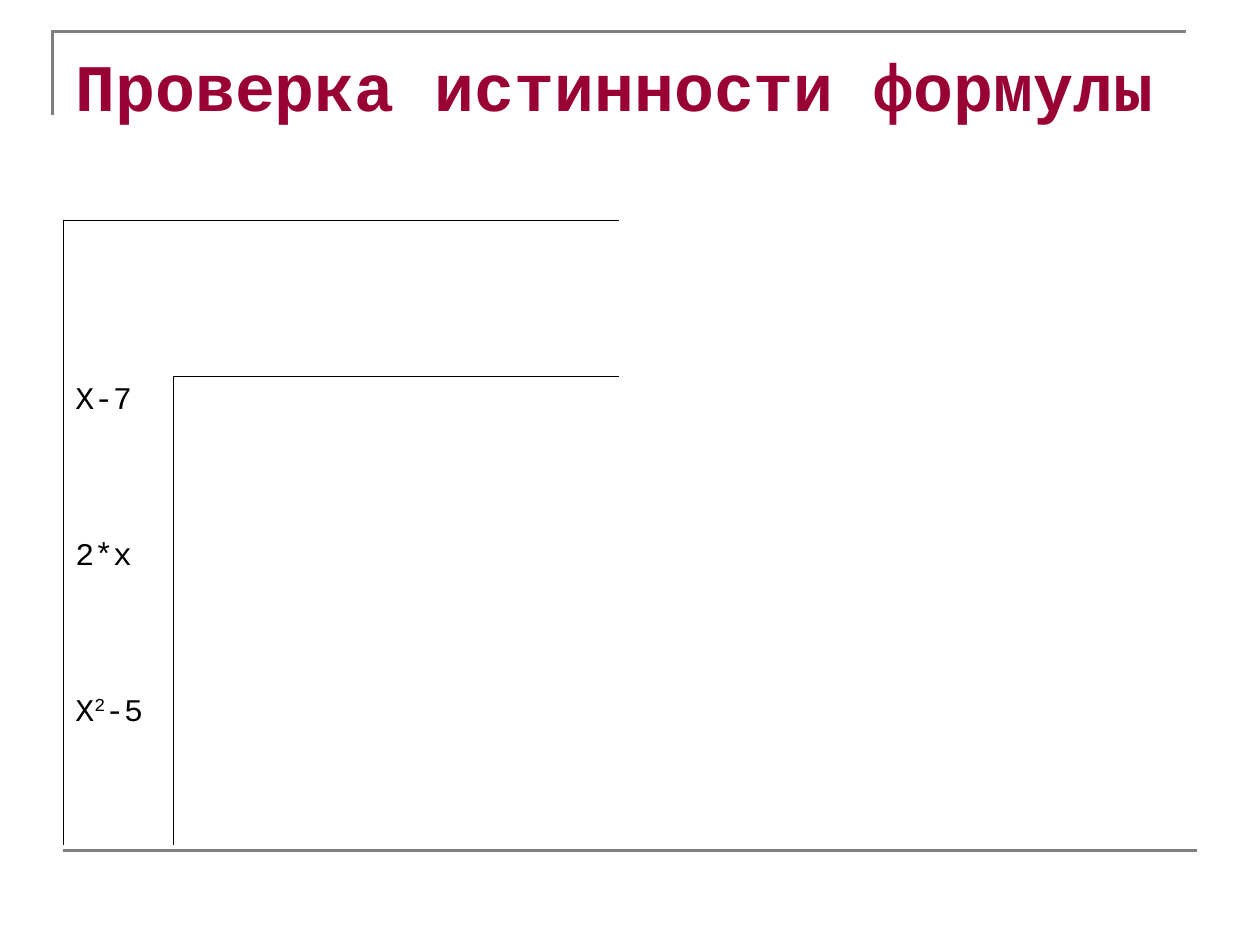
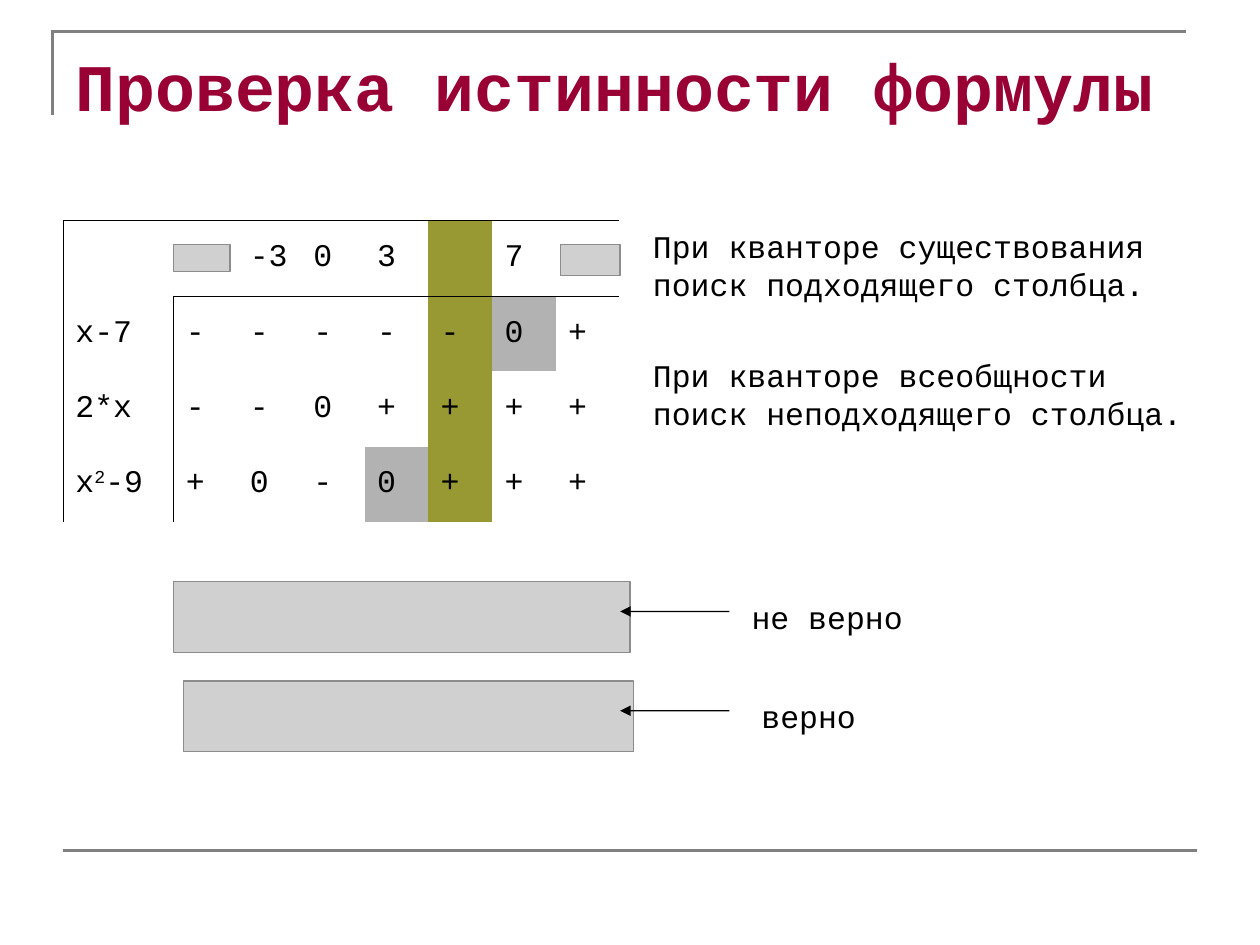
Before and after one commit to abreslav/tarsky, a slide deck: slide 12 of docs/Алгоритм Тарского.ppt (slide 8 before the commit). Drawn at 1260x945 pixels with LibreOffice and Linux fonts; fonts in the diff are those of the drawing; grey boxes stand for pictures. Boxes give left, top, right and bottom in pixels: in the first picture for what was removed or moved away, otherwise in the second. Text is boxed around its words. In the diff, an @@ line names an element or a change of style, - is before the commit and + after.

Commit message:
final

```diff
--- a/docs/Алгоритм Тарского.ppt
+++ b/docs/Алгоритм Тарского.ppt
@@ table at (63,220,624,522) @@
-row 1:  |  |  |  |  |  |  | 
+row 1:  |  | -3 | 0 | 3 |  | 7 | 
-row 2: X-7 |  |  |  |  |  |  | 
+row 2: x-7 | - | - | - | - | - | 0 | +
-row 3: 2*x |  |  |  |  |  |  | 
+row 3: 2*x | - | - | 0 | + | + | + | +
-row 4: X2-5 |  |  |  |  |  |  | 
+row 4: x2-9 | + | 0 | - | 0 | + | + | +
@@ fill none to #999933 in 2 cells @@
@@ fill none to #B2B2B2 in row 2, column 7 @@
@@ text added at (653,237,1182,432), 18 pt, text #000000 @@
+При кванторе существования поиск подходящего столбца.
+При кванторе всеобщности поиск неподходящего столбца.
@@ picture added at (174,244,231,271) @@
@@ picture added at (561,244,620,276) @@
@@ picture added at (174,582,630,653) @@
@@ arrow added from (730, 611) to (620, 611), #000000 0.74 pt @@
@@ text added at (752,612,903,636), 18 pt, text #000000 @@
+не верно
@@ picture added at (184,680,634,751) @@
@@ arrow added from (730, 711) to (620, 711), #000000 0.74 pt @@
@@ text added at (761,711,855,735), 18 pt, text #000000 @@
+верно
```
Also in this commit, not shown: 3 other slides changed, 5 slides added.
